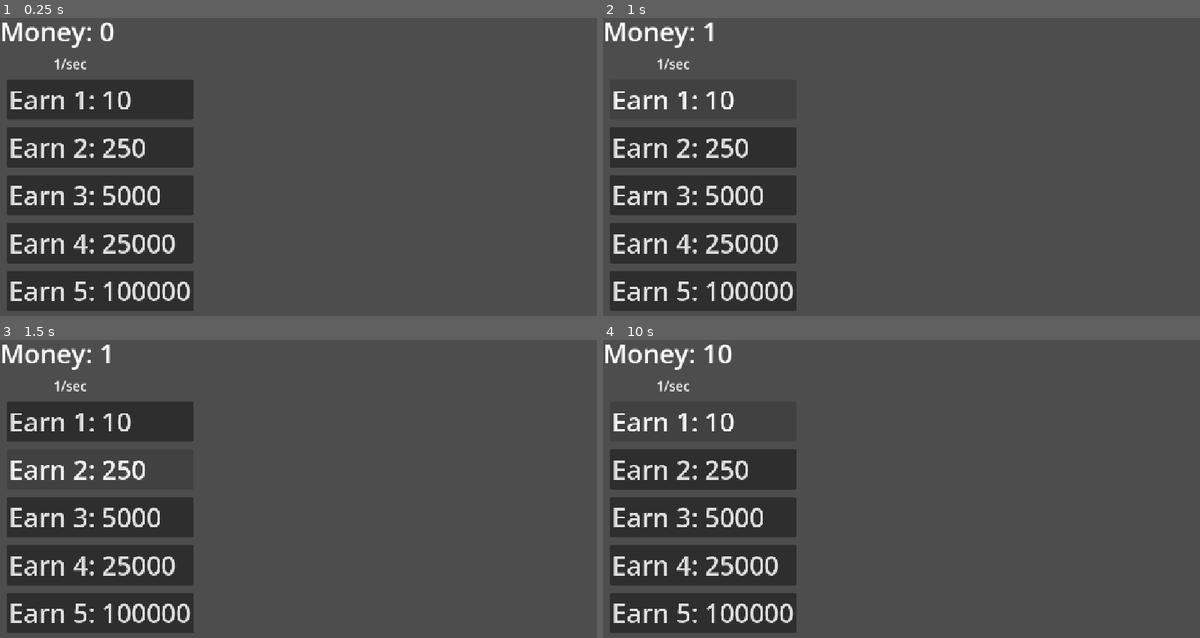
Above: before the commit, frames 1-4 (two rows, left to right).
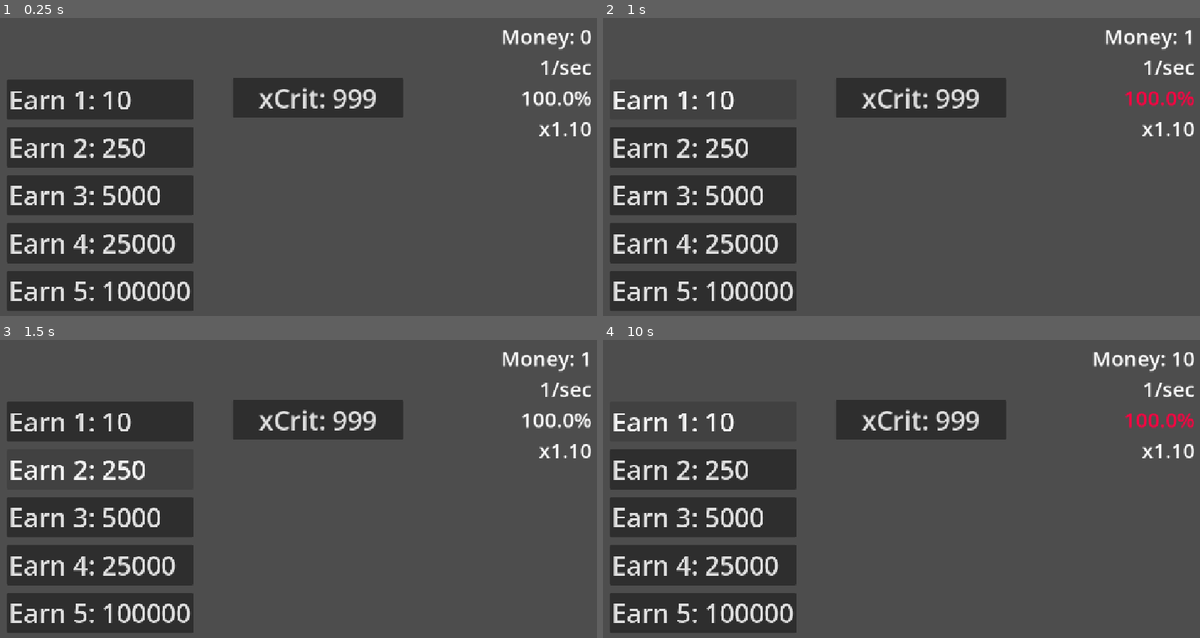
Above: after the commit, the same moments.

Repository: artemagant/Incremental
Game: Godot game, scene res://Scenes/Main/main.tscn
Two runs of this game, one before a commit and one after it. Both use one fixed random seed, a clock stepped at 60 frames per second and the inputs below.
Inputs (mouse positions are in pixels of both pictures, inside the frame that each line leads up to):
- Up to frame 1 (0.25 s): no input
- Up to frame 2 (1 s): click "Earn 1: 10" at 0.5 s
- Up to frame 3 (1.5 s): click "Earn 2: 250" at 1.25 s
- Up to frame 4 (10 s): click "Earn 3: 5000" at 2 s; click "Earn 4: 25000" at 2.75 s; click "Earn 5: 100000" at 3.5 s; click (919, 420) at 4.25 s, where only the run after the commit has a clickable "xCrit: 999"; click "Earn 1: 10" at 5 s; click "Earn 2: 250" at 5.75 s; click "Earn 3: 5000" at 6.5 s; click "Earn 4: 25000" at 7.25 s; click "Earn 5: 100000" at 8 s; click (919, 420) at 8.75 s, where only the run after the commit has a clickable "xCrit: 999"; click "Earn 1: 10" at 9.5 s

The runs differ from the first frame. In frame 1, 5.2% of the frame differs, in the area x 0-99%, y 1-40%; in frame 2, 5.2%; in frame 3, 5.2%; in frame 4, 5.3%.

Commit message:
Add saving sistem

Diff:
--- a/incremental/Data.gd
+++ b/incremental/Data.gd
@@ -1,2 +1,55 @@
 extends Node
-# TODO: Save system, using JSON string
+
+var game_data := {
+	"balance": 0,
+	"Upgrade_earn_1": 0,
+	"Upgrade_earn_2": 0,
+	"Upgrade_earn_3": 0,
+	"Upgrade_earn_4": 0,
+	"Upgrade_earn_5": 0,
+}
+
+var duplicate_game_data := game_data.duplicate(true)
+
+const SAVE_PATH := "user://save.save"
+
+func save_data():
+	var save_file = FileAccess.open(SAVE_PATH, FileAccess.WRITE)
+
+	if save_file == null:
+		push_error("Error: load save file - save() Data.gd")
+		return
+
+	var data = {
+		"Data": game_data
+	}
+	var json_string = JSON.stringify(data)
+
+	save_file.store_line(json_string)
+
+	save_file.close()
+
+func load_data():
+	if not FileAccess.file_exists(SAVE_PATH):
+		return false
+	var save_file := FileAccess.open(SAVE_PATH, FileAccess.READ)
+
+	if save_file == null:
+		push_error("Error: load save file - load_data() Data.gd")
+
+	var json_string = save_file.get_line()
+	save_file.close()
+
+	var json = JSON.new()
+	var parse_result = json.parse(json_string)
+
+	if parse_result != OK:
+		push_error("Error: parsing JSON file - load_data() Data.gd")
+
+	var data = json.data
+
+	game_data = data.get("Data", duplicate_game_data)
+
+func reset_data():
+	game_data = duplicate_game_data
+	save_data()
--- a/incremental/Scenes/Main/main.gd
+++ b/incremental/Scenes/Main/main.gd
@@ -1,45 +1,101 @@
 extends Node2D
 
-#func _process(delta: float) -> void:
-#	print(balance)
+# TODO: new_upgrade_upgrade (earn upgrades need increase where power every level, that wote in 8 line
+
+#func _process(_delta: float) -> void:
+	#print()
+
+var upgrades_upgrades := [10, 25, 50, 100]
 
 var earn_per_second: float= 1
 var balance: = 0
+var crit_chance: = 1.0
+var crit_mult: = 1.1
 
-@onready var money_counter_node:Label = $Label_Money_Counter
+@onready var money_counter_label:Label = $Stats/Label_Money_Counter
+@onready var earn_per_second_label: Label = $Stats/Label_Earn_Per_Second
+@onready var crit_chance_label: Label = $Stats/Crit_Info_Chance
+@onready var crit_mult_label: Label = $Stats/Crit_Info_Mult
+
 @onready var timer_beatwen_earning:Timer = $Timer_Beatwen_Earning
-@onready var earn_per_second_label: Label = $CenterContainer/Label_Earn_Per_Second
+
 
 func _ready() -> void:
+	Data.load_data()
+	Data.reset_data()
+	balance = Data.game_data.balance
+	setup_upgrades_earn()
+	update_counters()
+	start_earning()
+var setup = false
+func setup_upgrades_earn():
+	if setup:
+		return
 	var temp_balance = balance
 	balance = 0
 	for upgrade in $Upgrades_Earn.get_children():
+		load_earn_upgrades(upgrade)
 		buy_upgrade_earn(upgrade)
 		upgrade.pressed.connect(buy_upgrade_earn.bind(upgrade))
 	balance = temp_balance
 	temp_balance = 0
-	update_counters()
-	start_earning()
+	setup = true
 
 
+func new_upgrade_upgrade(_upgrade: Upgrade_Earn_Class):
+	pass
+
+func load_earn_upgrades(upgrade: Upgrade_Earn_Class):
+	var key = "Upgrade_earn_%s" %upgrade.number
+	for level in range(Data.game_data[key]):
+		earn_per_second += upgrade.earn
+		upgrade.total_earn += upgrade.earn
+		upgrade.level += 1
+		upgrade.cost *= upgrade.cost_mult
+		upgrade.text = "%s %s: %s" %[upgrade.button_label, upgrade.number, int(upgrade.cost)]
+	update_counters()
+
+func crit_effect(target: Label, to_color: Color, start_color: Color):
+	target.modulate = to_color
+	await get_tree().create_timer(0.3).timeout
+	target.modulate = start_color
+func crit(chance) -> bool:
+	var rand = randf()
+	if chance >= rand:
+		return true
+	return false
 func add_money() -> void:
-	balance += int(earn_per_second)
+	if crit(crit_chance):
+		balance += int(earn_per_second * crit_mult)
+		crit_effect(crit_chance_label, Color(1.0, 0.0, 0.255, 1.0), Color(1.0, 1.0, 1.0, 1.0))
+	else:
+		balance += int(earn_per_second)
+	Data.game_data.balance = balance
+	Data.save_data()
 	update_counters()
 func update_counters() -> void:
-	money_counter_node.text = "Money: %s" %int(balance)
+	money_counter_label.text = "Money: %s" %int(balance)
 	earn_per_second_label.text = "%s/sec" %int(earn_per_second)
+	crit_chance_label.text = "%.1f%s" %[crit_chance*100, "%"]
+	crit_mult_label.text = "x%.2f" %crit_mult
 func start_earning()->void:
 	await timer_beatwen_earning.timeout
 	add_money()
 	start_earning()
 
 
-func buy_upgrade_earn(Upgrade: Upgrade_Earn_Class) -> void:
-	if balance >= int(Upgrade.cost):
-		earn_per_second += Upgrade.earn
-		balance -= int(Upgrade.cost)
-		Upgrade.cost *= Upgrade.cost_mult
-		Upgrade.text = "%s %s: %s" %[Upgrade.button_label, Upgrade.number, int(Upgrade.cost)]
+func buy_upgrade_earn(upgrade: Upgrade_Earn_Class) -> void:
+	if balance >= int(upgrade.cost) and upgrade.level < upgrade.max_level:
+		earn_per_second += upgrade.earn
+		upgrade.total_earn += upgrade.earn
+		balance -= int(upgrade.cost)
+		Data.game_data.balance = balance
+		upgrade.level += 1
+		upgrade.cost *= upgrade.cost_mult
+		upgrade.text = "%s %s: %s" %[upgrade.button_label, upgrade.number, int(upgrade.cost)]
+		var key = "Upgrade_earn_%s" %upgrade.number
+		Data.game_data[key] = upgrade.level
+		Data.save_data()
 		update_counters()
 	else:
-		Upgrade.text = "%s %s: %s" %[Upgrade.button_label, Upgrade.number, int(Upgrade.cost)]
+		upgrade.text = "%s %s: %s" %[upgrade.button_label, upgrade.number, int(upgrade.cost)]
--- a/incremental/Scenes/Main/main.tscn
+++ b/incremental/Scenes/Main/main.tscn
@@ -2,33 +2,22 @@
 
 [ext_resource type="Script" uid="uid://obquawutrjnb" path="res://Scenes/Main/main.gd" id="1_1r6ip"]
 [ext_resource type="PackedScene" uid="uid://c5g5hfs2byfy6" path="res://Scenes/Upgrades Classes/Earn/upgrade_earn_class.tscn" id="2_lixft"]
+[ext_resource type="Script" uid="uid://d4n32f1itqr7s" path="res://Scenes/Upgrades Classes/Crit/upgrade_crit_class.gd" id="3_qw60k"]
 
 [sub_resource type="LabelSettings" id="LabelSettings_amr5s"]
-font_size = 50
+font_size = 40
 
 [sub_resource type="LabelSettings" id="LabelSettings_1r6ip"]
-font_size = 25
+font_size = 40
+
+[sub_resource type="LabelSettings" id="LabelSettings_lixft"]
+font_size = 40
+
+[sub_resource type="LabelSettings" id="LabelSettings_qw60k"]
+font_size = 40
 
 [node name="Main" type="Node2D" unique_id=1359911912]
 script = ExtResource("1_1r6ip")
-
-[node name="Label_Money_Counter" type="Label" parent="." unique_id=2022677590]
-offset_right = 277.0
-offset_bottom = 69.0
-text = "Money: 999"
-label_settings = SubResource("LabelSettings_amr5s")
-
-[node name="CenterContainer" type="CenterContainer" parent="." unique_id=763807614]
-top_level = true
-offset_left = 80.0
-offset_top = 77.0
-offset_right = 190.0
-offset_bottom = 119.0
-
-[node name="Label_Earn_Per_Second" type="Label" parent="CenterContainer" unique_id=574351433]
-layout_mode = 2
-text = "999/sec"
-label_settings = SubResource("LabelSettings_1r6ip")
 
 [node name="Timer_Beatwen_Earning" type="Timer" parent="." unique_id=1892679348]
 autostart = true
@@ -48,7 +37,6 @@
 text = "Upgrade: 999"
 alignment = 0
 earn = 2
-button_label = "Earn"
 max_level = 50
 cost = 10.0
 cost_mult = 1.1
@@ -61,11 +49,10 @@
 theme_override_font_sizes/font_size = 50
 text = "Upgrade: 999"
 alignment = 0
-earn = 10
-button_label = "Earn"
+earn = 30
 max_level = 50
 cost = 250.0
-cost_mult = 1.2
+cost_mult = 1.1
 number = 2
 
 [node name="Button_Upgrade_3" parent="Upgrades_Earn" unique_id=1492891381 instance=ExtResource("2_lixft")]
@@ -75,11 +62,10 @@
 theme_override_font_sizes/font_size = 50
 text = "Upgrade: 999"
 alignment = 0
-earn = 50
-button_label = "Earn"
+earn = 90
 max_level = 50
 cost = 5000.0
-cost_mult = 1.3
+cost_mult = 1.1
 number = 3
 
 [node name="Button_Upgrade_4" parent="Upgrades_Earn" unique_id=976049518 instance=ExtResource("2_lixft")]
@@ -90,10 +76,9 @@
 text = "Upgrade: 999"
 alignment = 0
 earn = 150
-button_label = "Earn"
 max_level = 50
 cost = 25000.0
-cost_mult = 1.4
+cost_mult = 1.1
 number = 4
 
 [node name="Button_Upgrade_5" parent="Upgrades_Earn" unique_id=225392917 instance=ExtResource("2_lixft")]
@@ -104,12 +89,56 @@
 text = "Upgrade: 999"
 alignment = 0
 earn = 500
-button_label = "Earn"
 max_level = 50
 cost = 100000.0
-cost_mult = 1.5
+cost_mult = 1.2
 number = 5
 
 [node name="Upgrade_Crit" type="VBoxContainer" parent="." unique_id=1686305966]
-offset_right = 40.0
-offset_bottom = 40.0
+offset_left = 447.0
+offset_top = 124.0
+offset_right = 774.0
+offset_bottom = 201.0
+metadata/_edit_group_ = true
+
+[node name="Button_Crit_Upgrade_1" type="Button" parent="Upgrade_Crit" unique_id=1432225044]
+layout_mode = 2
+theme_override_font_sizes/font_size = 50
+text = "xCrit: 999"
+script = ExtResource("3_qw60k")
+crit_mult_plus = 1.5
+max_level = 10
+cost = 500.0
+cost_mult = 2.5
+number = 1
+metadata/_custom_type_script = "uid://d4n32f1itqr7s"
+
+[node name="Stats" type="VBoxContainer" parent="." unique_id=884706331]
+offset_left = 860.0
+offset_top = 16.0
+offset_right = 1137.0
+offset_bottom = 248.0
+
+[node name="Label_Money_Counter" type="Label" parent="Stats" unique_id=2022677590]
+layout_mode = 2
+text = "Money: 999"
+label_settings = SubResource("LabelSettings_amr5s")
+horizontal_alignment = 2
+
+[node name="Label_Earn_Per_Second" type="Label" parent="Stats" unique_id=574351433]
+layout_mode = 2
+text = "999/sec"
+label_settings = SubResource("LabelSettings_1r6ip")
+horizontal_alignment = 2
+
+[node name="Crit_Info_Chance" type="Label" parent="Stats" unique_id=1190389798]
+layout_mode = 2
+text = "10%"
+label_settings = SubResource("LabelSettings_lixft")
+horizontal_alignment = 2
+
+[node name="Crit_Info_Mult" type="Label" parent="Stats" unique_id=1151896611]
+layout_mode = 2
+text = "x11.5"
+label_settings = SubResource("LabelSettings_qw60k")
+horizontal_alignment = 2
--- a/incremental/Scenes/Upgrades Classes/Crit/upgrade_crit_class.gd
+++ b/incremental/Scenes/Upgrades Classes/Crit/upgrade_crit_class.gd
@@ -1,5 +1,5 @@
 extends Upgrades_Class
-class_name Upgrade_Speed_Class
+class_name Upgrade_Crit_Mult_Class
 
-@export var crit_chanse: float = 0
-@export var crit_mult: float = 0
+@export var crit_mult_plus: float = 0
+var button_label: = "xCrit"
--- a/incremental/Scenes/Upgrades Classes/Earn/upgrade_earn_class.gd
+++ b/incremental/Scenes/Upgrades Classes/Earn/upgrade_earn_class.gd
@@ -2,3 +2,5 @@
 class_name Upgrade_Earn_Class
 
 @export var earn: int = 0
+var button_label: = "Earn"
+var total_earn: = 0
--- a/incremental/Scenes/Upgrades Classes/upgrades_class.gd
+++ b/incremental/Scenes/Upgrades Classes/upgrades_class.gd
@@ -1,8 +1,8 @@
 extends Button
 class_name Upgrades_Class
 
-@export var button_label: = ""
 @export var max_level: = 0
 @export var cost: float = 0
 @export var cost_mult: float = 0
 @export var number: = 0
+var level := 0
--- a/incremental/project.godot
+++ b/incremental/project.godot
@@ -14,6 +14,10 @@
 run/main_scene="uid://cbbn0wa3uhauv"
 config/features=PackedStringArray("4.6", "Mobile")
 config/icon="res://icon.svg"
+
+[autoload]
+
+Data="*uid://bdem66i8lj6f2"
 
 [debug]
 
Not shown, changed: incremental/.nomedia
